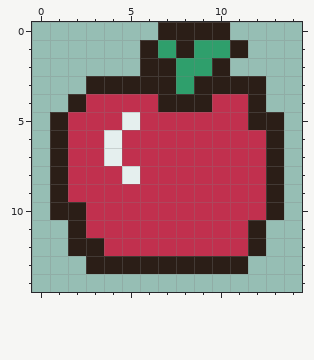
Pixel-art sprite: assets/apple.png. Above, as it was before the edit.
The file is 15x15 pixels.
New version:
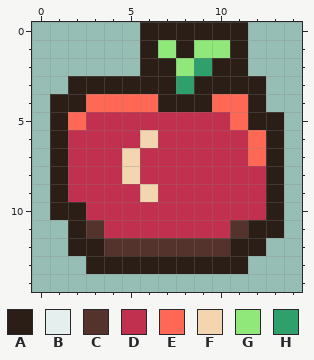
Palette (. is transparent): A #2b1e17  B #e5efee  C #55332d  D #c1304e  E #fe6854  F #f3d6af  G #91e87a  H #2f9f6c
Diff:
The edit adds colour A in row 0 at x 6 and 11; in row 2 at x 11; in row 3 at x 2; in row 4 at x 1; in row 11 at x 13.
Colour D gives way to colour A in row 12 at x 11.
Colour D gives way to colour C in row 11 at x 3 and 11; in row 12 at x 4 to 10.
Colour B gives way to colour D in row 5 at x 5; in rows 6 to 7 at x 4.
Colour D gives way to colour E in row 4 at x 3 to 6 and 10 to 11; in row 5 at x 2 and 11; in rows 6 to 7 at x 12.
Colour B gives way to colour F in row 8 at x 5.
Colour D gives way to colour F in row 6 at x 6; in row 7 at x 5; in row 9 at x 6.
Colour H gives way to colour G in row 1 at x 7 and 9 to 10; in row 2 at x 8.
